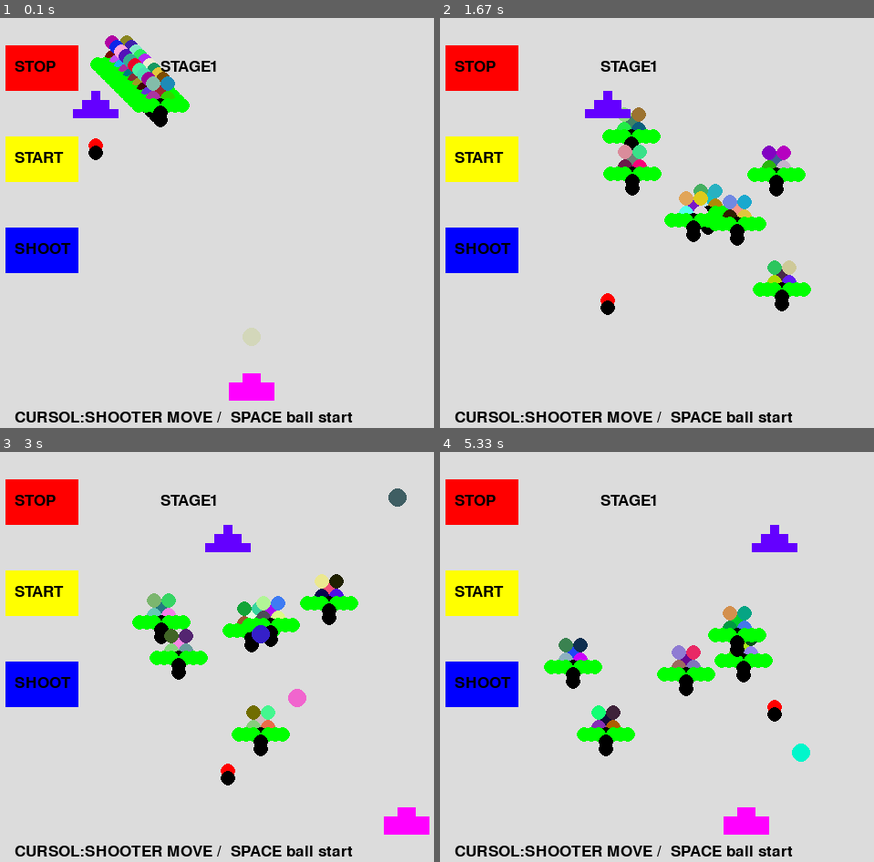
Above: before the commit, frames 1-4 (two rows, left to right).
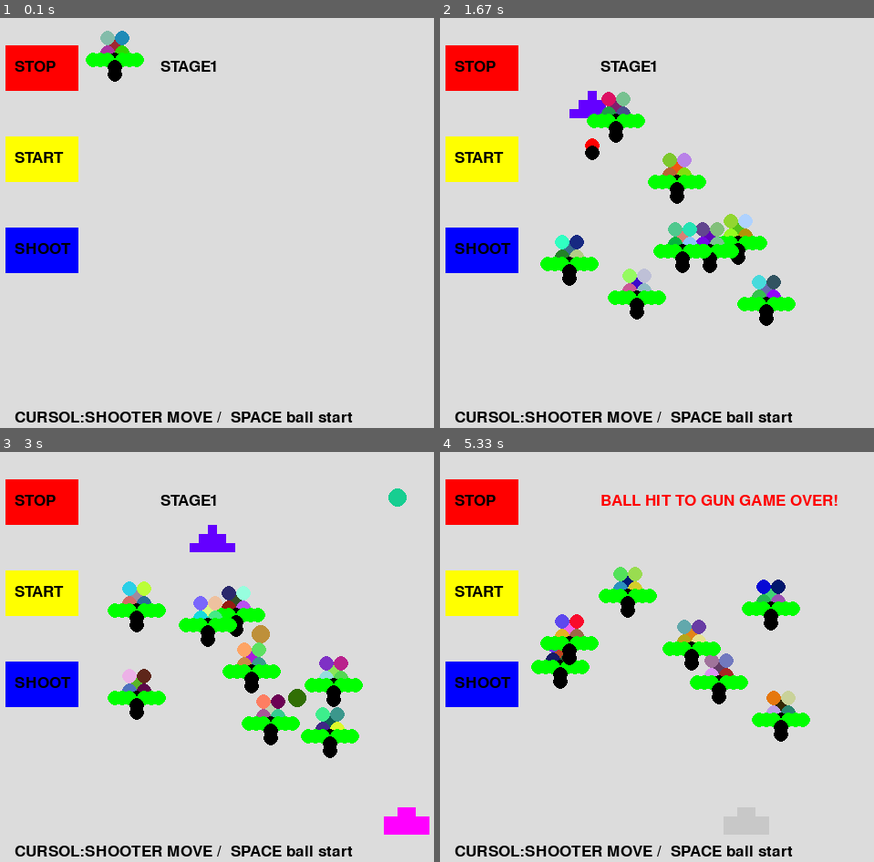
Above: after the commit, the same moments.

Repository: snc29654/pygame
Game: pygame game, started from invador_scenario.py
Same seed, same stepped clock (60 frames per second), same inputs: the game is played once before the commit and once after it.
Inputs:
- Up to frame 1 (0.1 s): no input
- Up to frame 2 (1.67 s): tap Space at 0.33, 1.23, 1.53 s; hold Right 0.67-1.13 s; hold Right 1.17-1.63 s
- Up to frame 3 (3 s): hold Left 1.67-2.2 s; tap Space at 1.73, 2.03, 2.3, 2.6, 2.73 s; hold Left 2.23-2.63 s; hold Right from 2.67 s (still down)
- Up to frame 4 (5.33 s): tap Space at 3.03, 3.4, 3.7, 3.9, 4.2, 4.9, 5.2 s; release Right at 3.3 s; hold Left 3.33-3.8 s; hold Right 3.83-4.3 s; hold Left from 4.83 s (still down)

The runs differ from the first frame. In frame 1, 3.8% of the frame differs, in the area x 16-64%, y 3-94%; in frame 2, 11%; in frame 3, 11%, in the area x 24-94%, y 8-82%; in frame 4, 10%.

Commit message:
SPACEで開始とする

Diff:
--- a/invador_scenario.py
+++ b/invador_scenario.py
@@ -28,7 +28,7 @@
         self.khit=0
         self.state = 0
         self.hit_count=0
-        self.stop=0
+        self.stop=1
         self.hit=[0,1,2,3,4,5,6,7,8,9]
         self.state = 0
         self.kstate = 0
@@ -324,6 +324,8 @@
 
         going = True
         while going:
+            if (self.stop==1):
+                start = time.time()
 
             t = time.time() - start
             if(t>15):
@@ -398,6 +400,16 @@
                 #的移動
                 self.target_move()
 
+                self.make_wall()
+                self.wall_move()
+
+                #弾
+                self.make_ball()
+
+                #大砲
+                self.make_gun()
+                self.make_dummy()
+                self.dummy_move()
 
 
 
@@ -422,16 +434,6 @@
                 texthit = font.render("GAME CLEAR !", True, (0,0,0))
                 self.stop=1
 
-            self.make_wall()
-            self.wall_move()
-
-            #弾
-            self.make_ball()
-
-            #大砲
-            self.make_gun()
-            self.make_dummy()
-            self.dummy_move()
 
 
 
